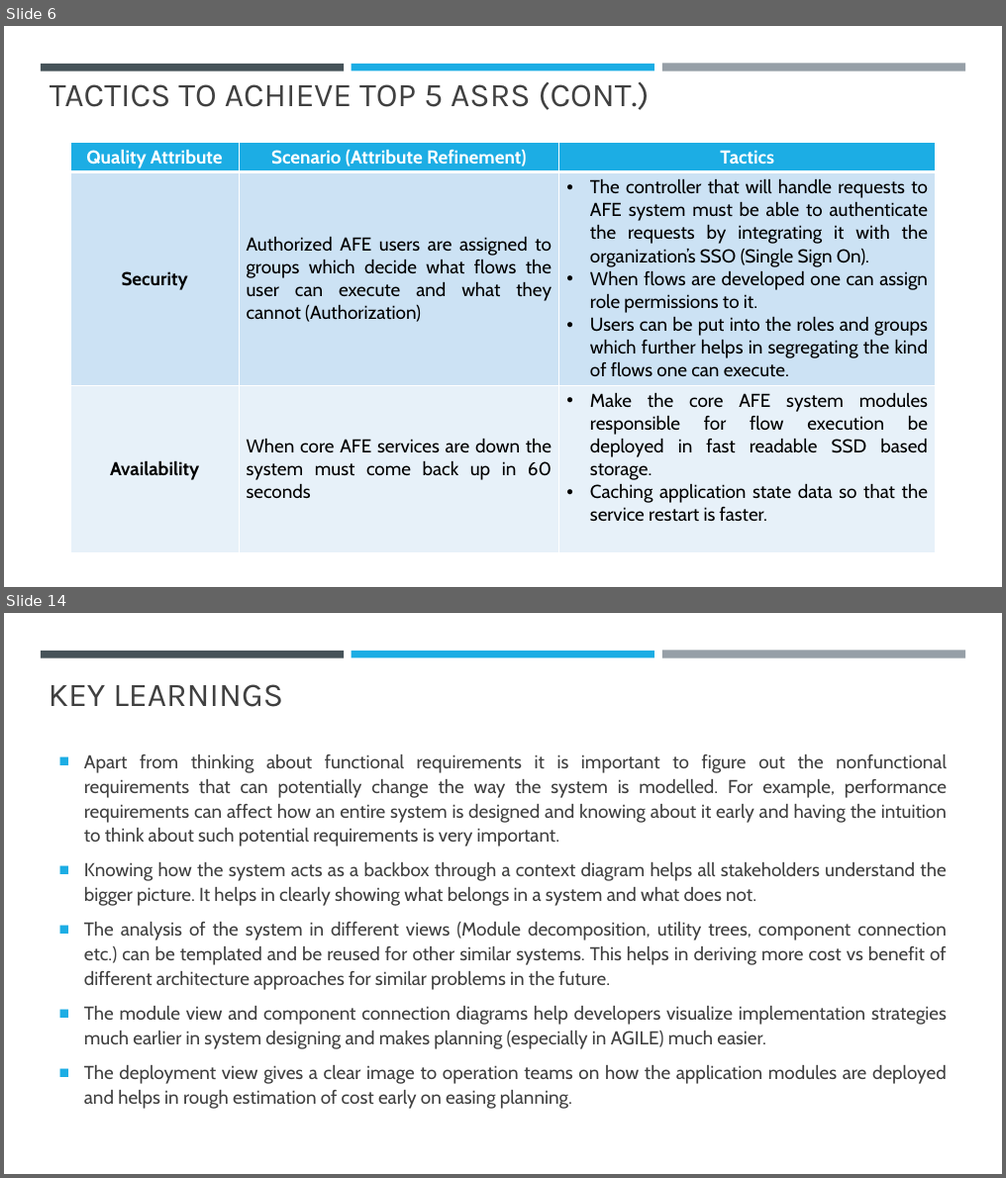
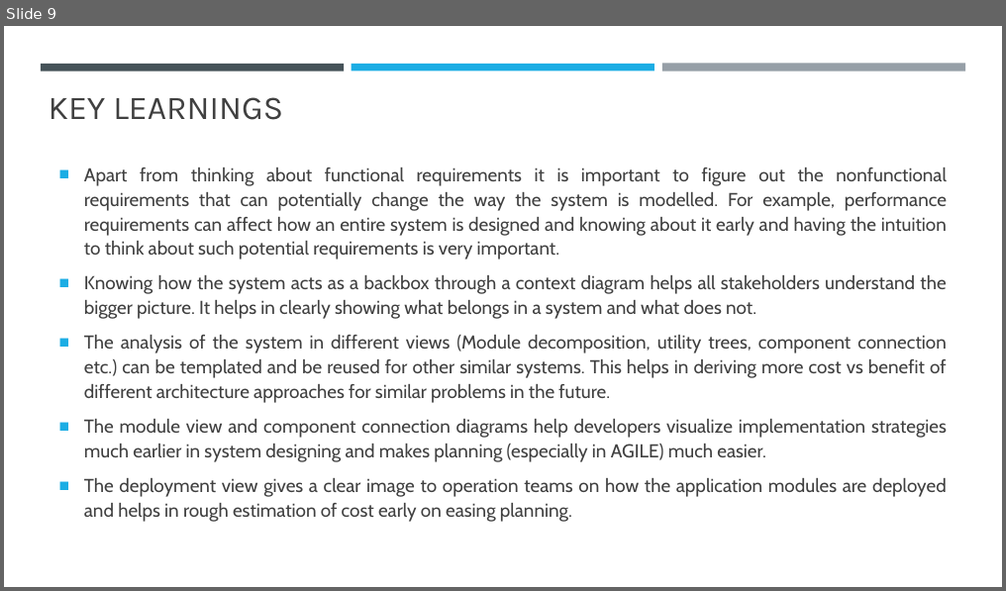
Before and after one commit to Akhilsudh/BITS-Assignment, a slide deck: Semester 2/Software Architecture/Assignment 2/SA-Assignment-2021MT12054.pptx. Shown one above the other, each under a label of ours: slides 6 and 14 before the commit, slide 9 after it; the slides between them are not shown. The pictures are 1006x1178 and 1006x591 pixels, drawn with LibreOffice and Linux fonts; fonts in the diff are those of the drawing. Boxes give left, top, right and bottom in pixels: in the first picture for what was removed or moved away, otherwise in the second. Text is boxed around its words. In the diff, an @@ line names an element or a change of style, - is before the commit and + after.

Commit message:
Updated assignment

```diff
--- a/Semester 2/Software Architecture/Assignment 2/SA-Assignment-2021MT12054.pptx
+++ b/Semester 2/Software Architecture/Assignment 2/SA-Assignment-2021MT12054.pptx
@@ slide 6 removed at [4,26,1002,587], background #FFFFFF; not listed: 3 template elements that a slide beside it also shows @@
@@ title removed at [50,82,649,110] @@
-TACTICS TO ACHIEVE TOP 5 ASRS (CONT.)
@@ table removed at [70,142,936,526], 3 rows, 3 columns @@
-Quality Attribute | Scenario (Attribute Refinement) | Tactics
-Security | Authorized AFE users are assigned to groups which decide what flows the user can execute and what they cannot (Authorization) | The controller that will handle requests to AFE system must be able to authenticate the requests by integrating it with the organization’s SSO (Single Sign On). / When flows are developed one can assign role permissions to it. / Users can be put into the roles and groups which further helps in segregating the kind of flows one can execute.
-Availability | When core AFE services are down the system must come back up in 60 seconds | Make the core AFE system modules responsible for flow execution be deployed in fast readable SSD based storage. / Caching application state data so that the service restart is faster.
@@ what was slide 14 is now slide 9 @@
```
Also in this commit, not shown: 3 slides changed, 5 slides added, 9 other slides removed, 9 other files.
